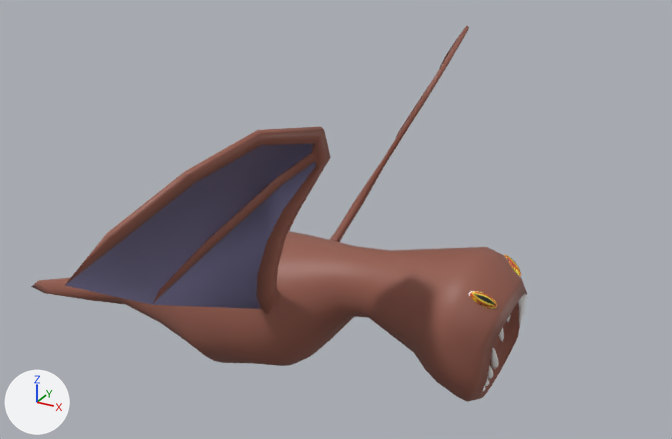
The Blender file Blender Models/volant.blend, before and after one commit.
One viewpoint serves both versions: a 50 mm camera at (3.54, -7.38, 4.34) aimed at (-0.63, 0.2, 0.55). Arrows for +X, +Y and +Z are at lower left; the lights stay in place.
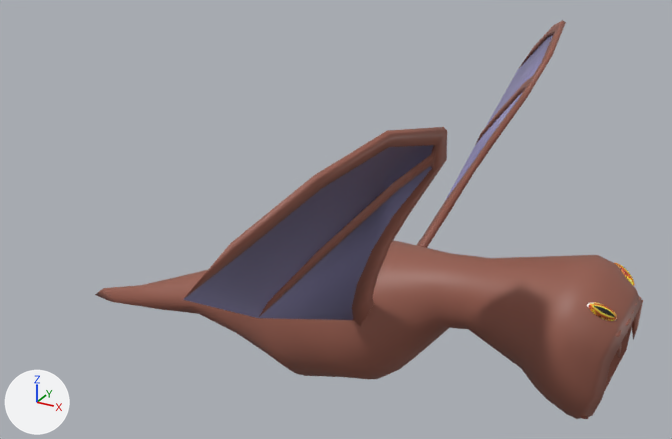
The change, as a diff of the scene's bpy script:
```diff
--- a/Blender Models/volant.blend.py
+++ b/Blender Models/volant.blend.py
@@ me_sphere @@
 # used by ob_sphere; location = (0.0, 0.0, 0.0)
-me_sphere.from_pydata(...)  # 212 vertices, 218 faces; spans x -1.1..0.09, y -3.26..3.26, z -0.24..2.24
+me_sphere.from_pydata(...)  # 2407 vertices, 2473 faces; spans x -3.5..2.41, y -3.26..3.26, z -1.0..2.44
+# me_sphere part 1: the loose piece of 106 vertices spanning x -1.1..0.09, y 0.43..3.26, z -0.24..2.24 is moved by (1.0, 0.0, 0.2)
+# me_sphere part 2: the loose piece of 106 vertices spanning x -1.1..0.09, y -3.26..-0.43, z -0.24..2.24 is moved by (1.0, 0.0, 0.2)
+# me_sphere part 3: 2195 vertices added at x -3.5..2.41, y -0.75..0.72, z -1.0..0.83
+# me_sphere part 4: the surface is now shaded flat
 me_sphere.materials.append(mat_material_003)
 me_sphere.materials.append(mat_material_004)
+me_sphere.materials.append(mat_material_002)  # brown #965c4d
+me_sphere.materials.append(mat_material_001)  # picture img_oeil_png
@@ ob_cone @@
-ob_cone = bpy.data.objects.new('Cone', me_cone)
-ob_cone.location = (-1.0, 0.0, -0.2)
-ob_cone.rotation_euler = (0.0, -1.949, 0.0)  # degrees (0, -112, 0)
@@ ob_sphere @@
 ob_sphere = bpy.data.objects.new('Sphere', me_sphere)
-ob_sphere.location = (0.0, 0.0, 0.0)
+ob_sphere.location = (0.032, 0.0, -0.041)
@@ ob_cone_005 @@
-ob_cone_005 = bpy.data.objects.new('Cone.005', me_cone_008)
-ob_cone_005.location = (1.336, -0.017, 0.209)
-ob_cone_005.rotation_euler = (0.00876, 0.953, -1.452)  # degrees (0.5, 55, -83)
-ob_cone_005.scale = (-0.143, -0.106, -0.148)
-_m = ob_cone_005.modifiers.new('Subdivision', 'SUBSURF')
-_m.levels = 5
@@ ob_cone_003 @@
-ob_cone_003 = bpy.data.objects.new('Cone.003', me_cone_011)
-ob_cone_003.location = (1.116, -0.013, -0.717)
-ob_cone_003.rotation_euler = (2.976, -0.941, -1.559)  # degrees (171, -54, -89)
-ob_cone_003.scale = (-0.143, -0.106, -0.148)
-_m = ob_cone_003.modifiers.new('Subdivision', 'SUBSURF')
-_m.levels = 5
@@ ob_sphere_001 @@
-ob_sphere_001 = bpy.data.objects.new('Sphere.001', me_sphere_001)
-ob_sphere_001.location = (1.174, -0.379, 0.378)
-ob_sphere_001.rotation_euler = (0.216, -1.069, 0.233)  # degrees (12, -61, 13)
-ob_sphere_001.scale = (0.0637, 0.0459, 0.144)
-_m = ob_sphere_001.modifiers.new('Mirror', 'MIRROR')
-_m.use_axis = (False, False, False)
@@ ob_sphere_002 @@
-ob_sphere_002 = bpy.data.objects.new('Sphere.002', me_sphere_002)
-ob_sphere_002.location = (1.174, 0.373, 0.378)
-ob_sphere_002.rotation_euler = (-0.216, -1.069, -0.233)  # degrees (-12, -61, -13)
-ob_sphere_002.scale = (0.0637, -0.0459, 0.144)
-_m = ob_sphere_002.modifiers.new('Mirror', 'MIRROR')
-_m.use_axis = (False, False, False)
```

Changed parts and their boxes [x1, y1, x2, y2] in the pictures (672 x 439 px; the box of a moved part takes in the faces that stretch with it):
'Sphere', reshaped, moved (36% wider, 38% taller)
    before: [65, 26, 469, 315]
    after: [95, 20, 643, 419]
'Cone', deleted (brown)
    before: [31, 231, 527, 402]
'Sphere.001', deleted
    before: [469, 291, 497, 309]
'Cone.005', deleted
    before: [499, 293, 527, 342]
'Cone.003', deleted
    before: [482, 348, 499, 392]
'Sphere.002', deleted
    before: [504, 255, 521, 277]
part 1 of me_sphere, moved or reshaped
    before: [329, 26, 469, 242]
    after: [417, 20, 566, 248]
part 2 of me_sphere, moved or reshaped
    before: [65, 127, 331, 315]
    after: [183, 127, 447, 326]
part 3 of me_sphere, added (brown)
    after: [95, 240, 643, 419]
